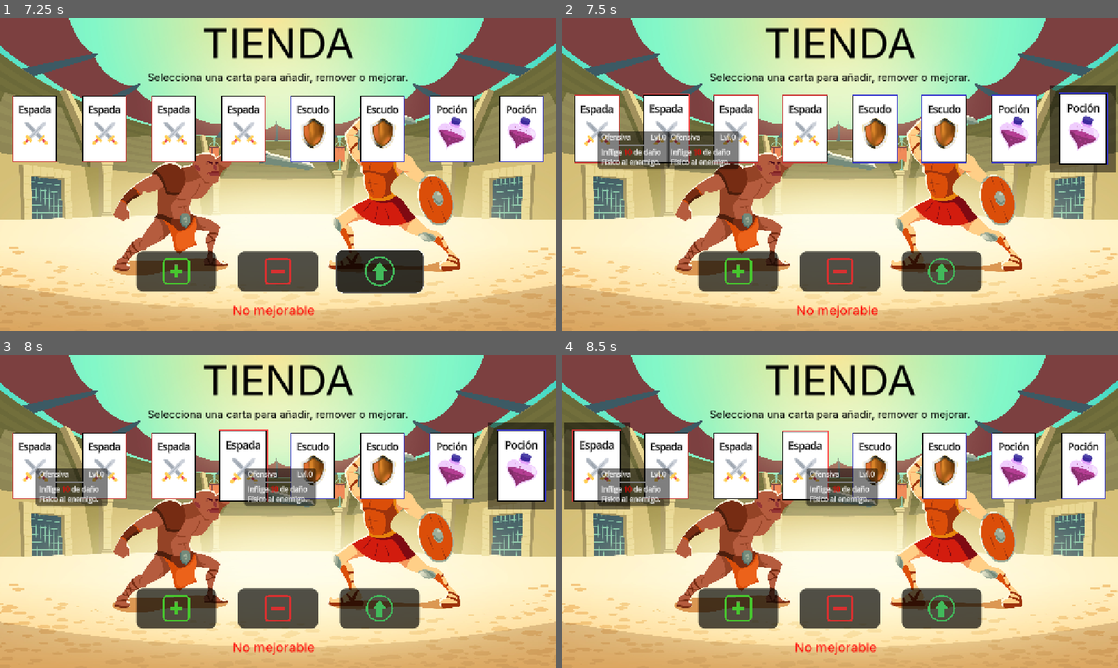
Above: before the commit, frames 1-4 (two rows, left to right).
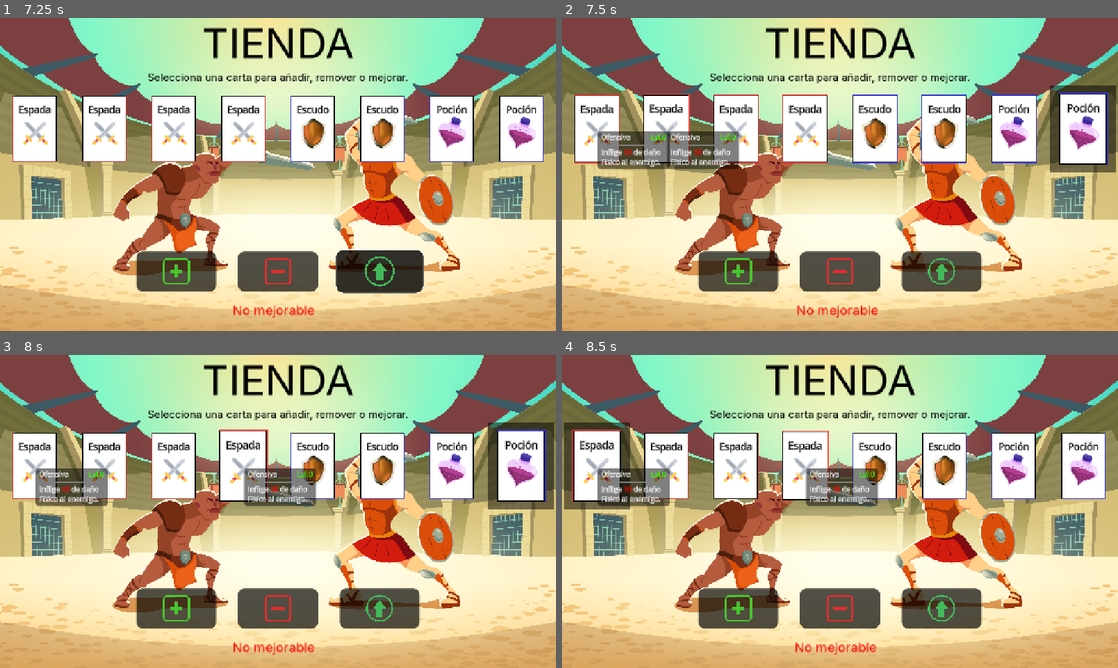
Above: after the commit, the same moments.

Repository: ChrisNGDC/cards_combat_game
Game: Godot game, scene res://escenes/store.tscn
Two runs of this game, one before a commit and one after it. Both use one fixed random seed, a clock stepped at 60 frames per second and the inputs below. This scene is started directly instead of the project's main scene.
Inputs (mouse positions are in pixels of both pictures, inside the frame that each line leads up to):
- Up to frame 1 (7.25 s): click (177, 271) at 0.5 s; click (278, 271) at 1.25 s; click (378, 271) at 2 s; click (177, 271) at 2.75 s; click (278, 271) at 3.5 s; click (378, 271) at 4.25 s; click (177, 271) at 5 s; click (278, 271) at 5.75 s; click (378, 271) at 6.5 s
- Up to frame 2 (7.5 s): tap Enter at 7.25 s; drag from (595, 127) to (806, 127) at 7.27 s
- Up to frame 3 (8 s): no input
- Up to frame 4 (8.5 s): drag from (595, 464) to (806, 464) at 8.02 s

Frame 1 is identical in both runs. In frame 2, less than 0.1% of the frame differs, in the area x 16-32%, y 36-40%; in frame 3, less than 0.1%; in frame 4, less than 0.1%.

Commit message:
build; Fix hp bar and update readme

Diff:
--- a/escenes/card.tscn
+++ b/escenes/card.tscn
@@ -51,10 +51,10 @@
 [node name="UpgradeLabel" type="Label" parent="." unique_id=34580293]
 visible = false
 z_index = 1
-offset_left = 56.0
-offset_top = -256.0
-offset_right = 159.0
-offset_bottom = -187.0
+offset_left = 48.0
+offset_top = -245.0
+offset_right = 156.0
+offset_bottom = -183.0
 size_flags_horizontal = 4
 theme = ExtResource("5_mv2r5")
 theme_override_colors/font_color = Color(0, 0, 0, 1)
--- a/scripts/Cards/card.gd
+++ b/scripts/Cards/card.gd
@@ -67,7 +67,9 @@
 		current_tooltip = tooltip_scene.instantiate()
 		TooltipManager.add_child(current_tooltip)
 		current_tooltip.get_node("VBox/HBox/TypeLabel").text = tr(datos_carta.tipo)
-		current_tooltip.get_node("VBox/HBox/LevelLabel").text = "Lvl." + (str(datos_carta.nivel_actual) if datos_carta.nivel_actual < datos_carta.nivel_max else "Max")
+		var tooltip_level_label: Label = current_tooltip.get_node("VBox/HBox/LevelLabel")
+		tooltip_level_label.text = "Lvl." + (str(datos_carta.nivel_actual) if datos_carta.nivel_actual < datos_carta.nivel_max else "Max")
+		tooltip_level_label.modulate = (gold_style.font_color if datos_carta.nivel_actual == datos_carta.nivel_max else basic_style.font_color)
 		var description_values: Array = []
 		match datos_carta.nombre:
 			"CARD_SWORD":
--- a/scripts/Combat/health_manager.gd
+++ b/scripts/Combat/health_manager.gd
@@ -20,28 +20,22 @@
 
 func _on_hp_updated(valor: int, es_jugador: bool) -> void:
 	if es_jugador:
-		player_bar.value = valor
 		animar_cambio_vida(player_bar, valor)
 		animar_cambio_cant_vida(true, valor)
 	else:
-		cpu_bar.value = valor
 		animar_cambio_vida(cpu_bar, valor)
 		animar_cambio_cant_vida(false, valor)
 
 func animar_cambio_vida(barra: TextureProgressBar, nuevo_valor: int) -> void:
 	var tween: Tween = get_tree().create_tween()
-	tween.tween_property(barra, "value", nuevo_valor, 0.6).set_trans(Tween.TRANS_SINE)
+	tween.tween_property(barra, "value", nuevo_valor, 0.7).set_trans(Tween.TRANS_SINE).set_ease(Tween.EASE_IN_OUT)
 
 func animar_cambio_cant_vida(es_jugador: bool, nuevo_valor: int) -> void:
 	var tween: Tween = create_tween()
 	if es_jugador:
-		tween.tween_property(self , "player_display_hp", nuevo_valor, 0.7) \
-			.set_trans(Tween.TRANS_SINE) \
-			.set_ease(Tween.EASE_IN_OUT)
+		tween.tween_property(self , "player_display_hp", nuevo_valor, 0.7).set_trans(Tween.TRANS_SINE).set_ease(Tween.EASE_IN_OUT)
 	else:
-		tween.tween_property(self , "cpu_display_hp", nuevo_valor, 0.7) \
-			.set_trans(Tween.TRANS_SINE) \
-			.set_ease(Tween.EASE_IN_OUT)
+		tween.tween_property(self , "cpu_display_hp", nuevo_valor, 0.7).set_trans(Tween.TRANS_SINE).set_ease(Tween.EASE_IN_OUT)
 
 func setup_hp() -> void:
 	player_bar.max_value = GlobalData.player_max_hp
Not shown, changed: README.md
